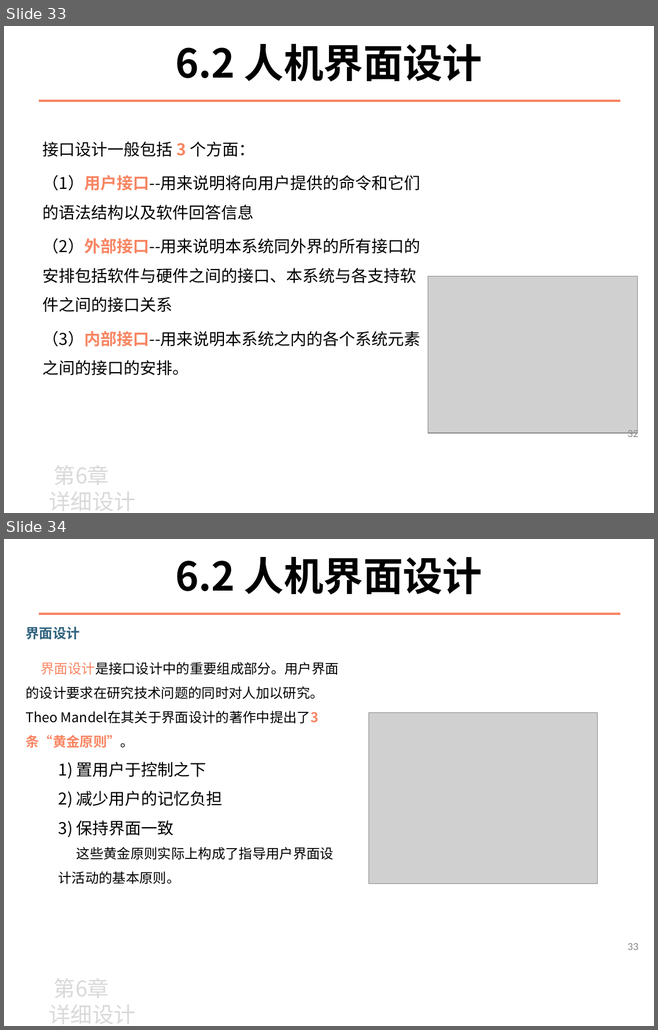
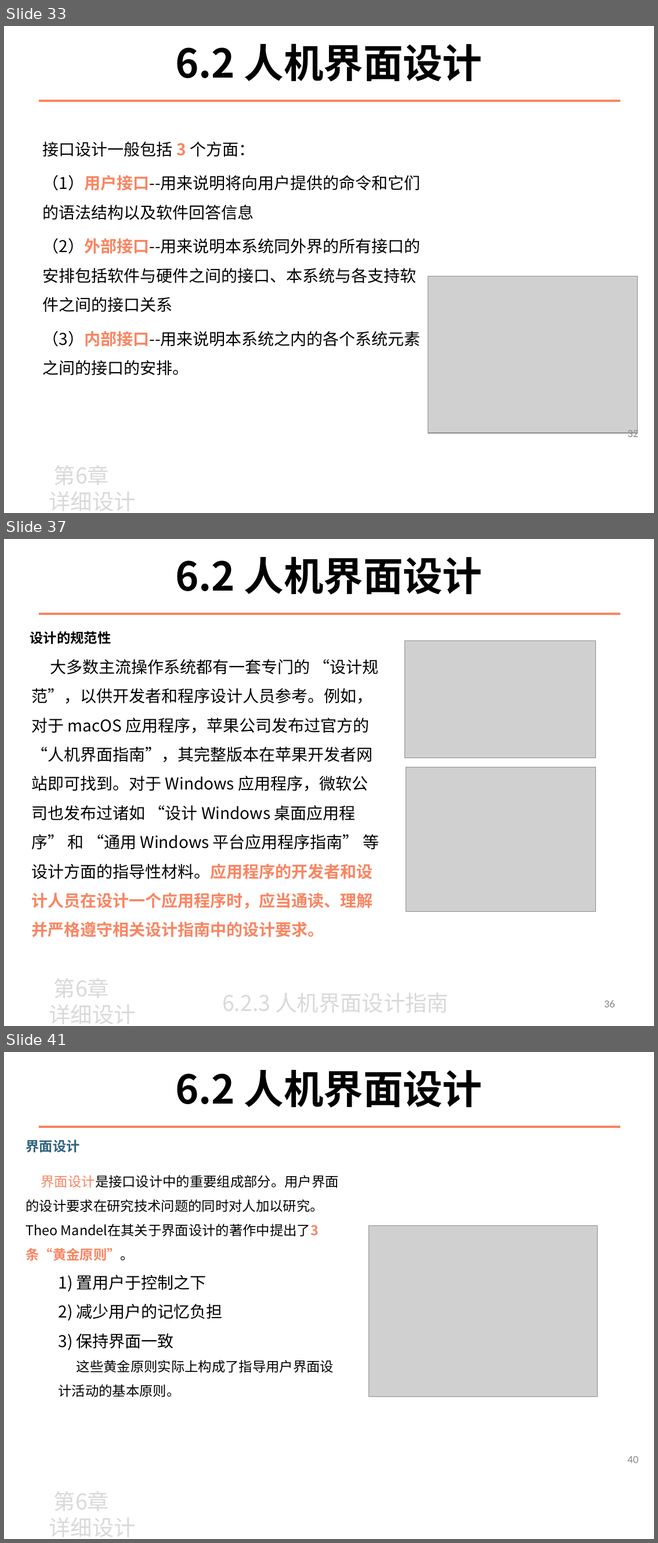
Before and after one commit to zeemeil/zeemeil.github.io, a slide deck: files/2025_1_SE/0331_SE_chapter6.pptx. Shown one above the other, each under a label of ours: slides 33 and 34 before the commit, slides 33, 37 and 41 after it; the slides between them are not shown. The pictures are 658x1030 and 658x1543 pixels, drawn with LibreOffice and Linux fonts; fonts in the diff are those of the drawing; grey boxes stand for pictures; background and template pictures are left out. Boxes give left, top, right and bottom in pixels: in the first picture for what was removed or moved away, otherwise in the second. Text is boxed around its words. In the diff, an @@ line names an element or a change of style, - is before the commit and + after.

```diff
--- a/files/2025_1_SE/0331_SE_chapter6.pptx
+++ b/files/2025_1_SE/0331_SE_chapter6.pptx
@@ slide 37 added at (4,539,654,1026), background picture (left out) @@
@@ text added at (175,556,482,595), 44 pt, text #000000, bold @@
+6.2 人机界面设计
@@ line added from (39, 614) to (620, 614), #F88562 2.25 pt @@
@@ text added at (30,631,111,644), 15 pt, text #000000, bold @@
+设计的规范性
@@ picture added at (405,641,596,758) @@
@@ text added at (32,659,379,937), 18 pt, text #000000 @@
+大多数主流操作系统都有一套专门的 “设计规范”，以供开发者和程序设计人员参考。例如，对于 macOS 应用程序，苹果公司发布过官方的 “人机界面指南”，其完整版本在苹果开发者网站即可找到。对于 Windows 应用程序，微软公司也发布过诸如 “设计 Windows 桌面应用程序” 和 “通用 Windows 平台应用程序指南” 等设计方面的指导性材料。应用程序的开发者和设计人员在设计一个应用程序时，应当通读、理解并严格遵守相关设计指南中的设计要求。
@@ picture added at (405,767,595,911) @@
@@ text added at (49,972,135,1026), 24 pt, text #D9D9D9 @@
+第6章
+详细设计
@@ text added at (222,986,449,1017), 24 pt, text #D9D9D9 @@
+6.2.3 人机界面设计指南
@@ page number added at (604,1000,615,1008), 12 pt, text #898989 @@
+36
@@ what was slide 34 is now slide 41 @@
@@ page number at (627,1456,638,1463): text changed @@
-33
+40
```
Also in this commit, not shown: 6 slides changed, 8 other slides added, 1 slide removed, 4 other files.
